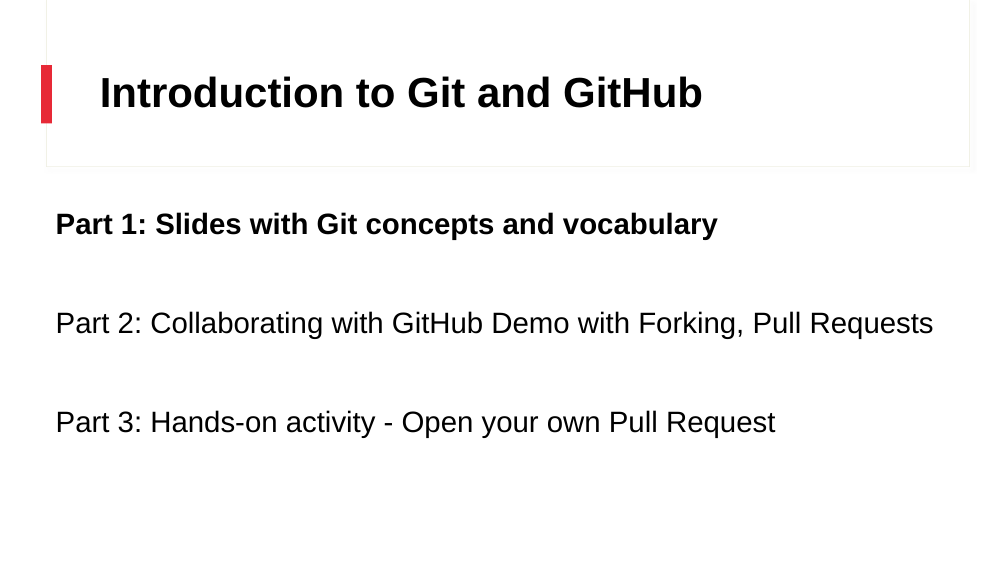
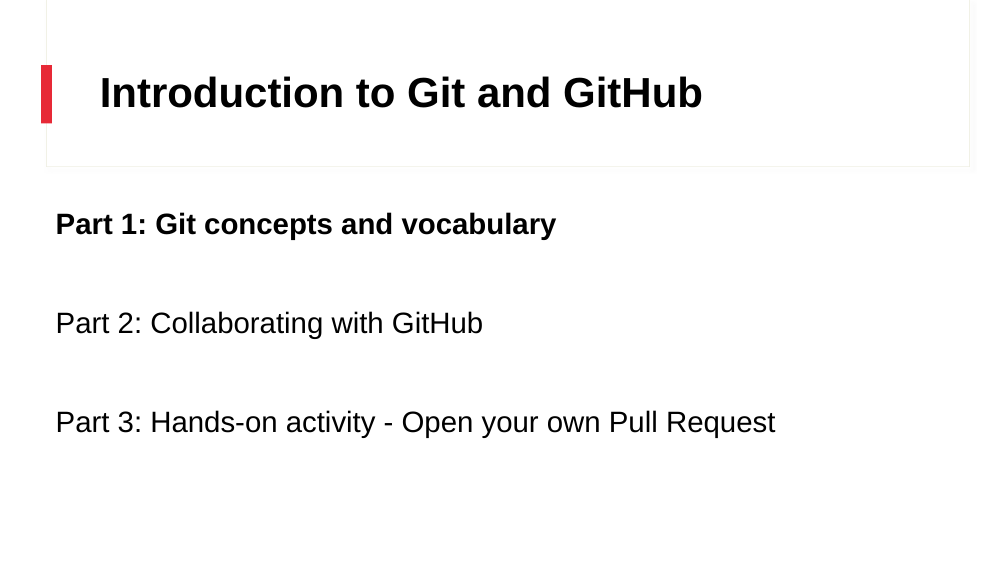
Before and after one commit to ncsu-geoforall-lab/GIS714-assignments, a slide deck: slide 2 of Intro_To_Git/Slides/Introduction_to_Git_and_GitHub.pptx. Drawn at 1008x567 pixels with LibreOffice and Linux fonts; fonts in the diff are those of the drawing. Boxes give left, top, right and bottom in pixels: in the first picture for what was removed or moved away, otherwise in the second. Text is boxed around its words. In the diff, an @@ line names an element or a change of style, - is before the commit and + after.

```diff
--- a/Intro_To_Git/Slides/Introduction_to_Git_and_GitHub.pptx
+++ b/Intro_To_Git/Slides/Introduction_to_Git_and_GitHub.pptx
@@ text at bbox=[56, 212, 557, 339]: text changed; bold on @@
-Part 1: Slides with Git concepts and vocabulary
-Part 2: Collaborating with GitHub Demo with Forking, Pull Requests
+Part 1: Git concepts and vocabulary
+Part 2: Collaborating with GitHub
```
Also in this commit, not shown: 3 other slides changed, 3 slides added, 1 slide removed, 16 other files.
